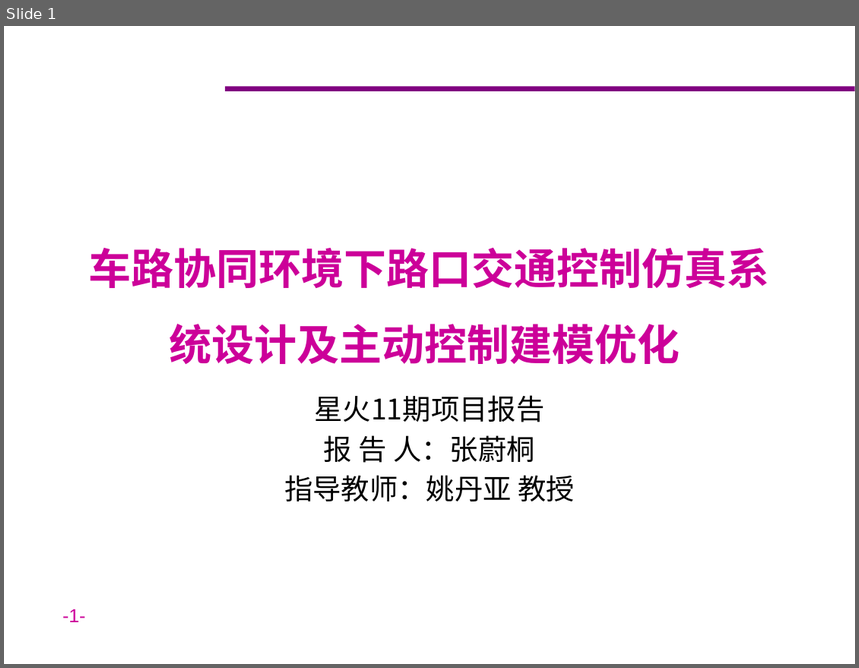
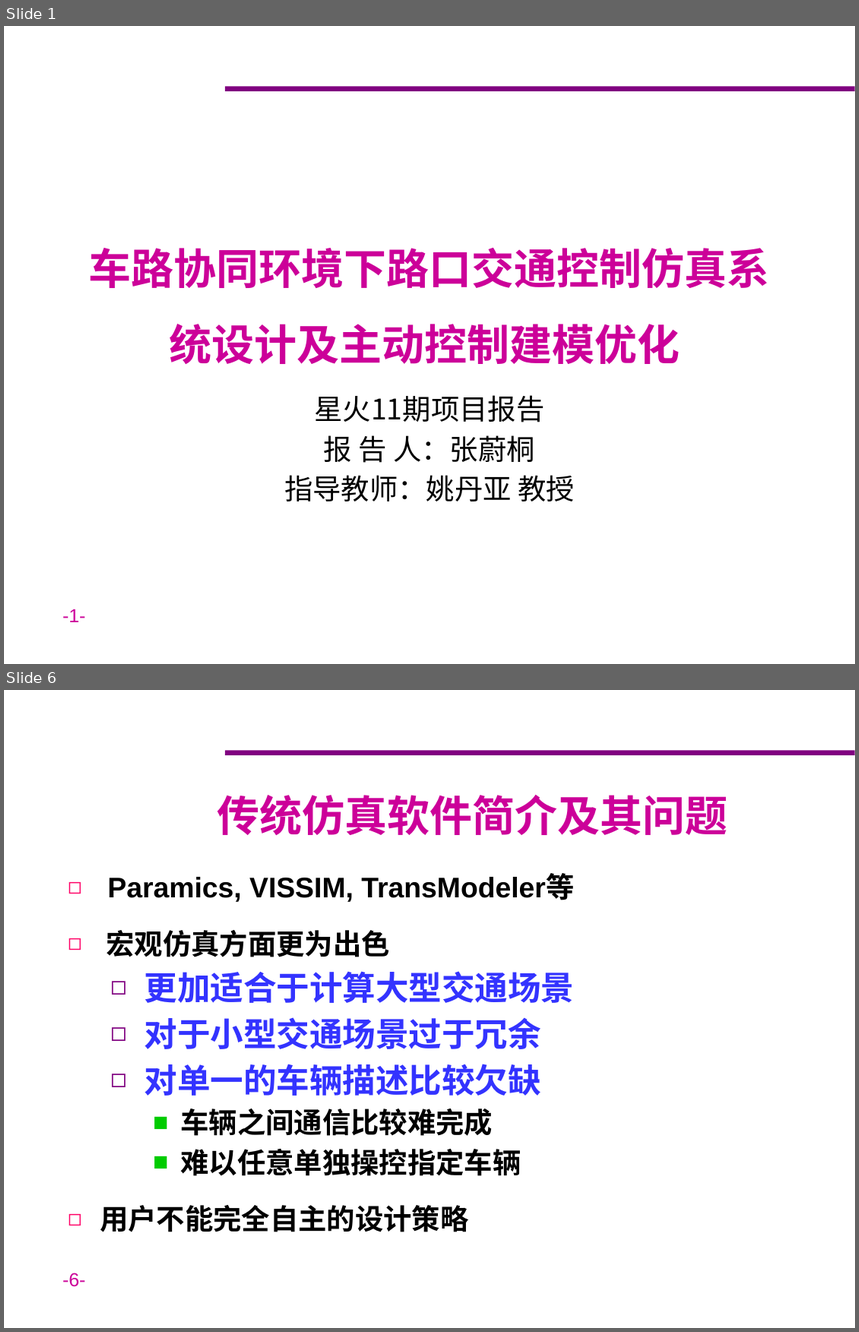
Before and after one commit to ZeroWeight/Traffic, a slide deck: pre/星火/finalreport.pptx. Shown one above the other, each under a label of ours: slide 1 before the commit, slides 1 and 6 after it; the slides between them are not shown. The pictures are 859x668 and 859x1332 pixels, drawn with LibreOffice and Linux fonts; fonts in the diff are those of the drawing; background and template pictures are left out. Boxes give left, top, right and bottom in pixels: in the first picture for what was removed or moved away, otherwise in the second. Text is boxed around its words. In the diff, an @@ line names an element or a change of style, - is before the commit and + after.

```diff
--- a/pre/星火/finalreport.pptx
+++ b/pre/星火/finalreport.pptx
@@ slide 6 added at [4, 690, 855, 1328], background #FFFFFF; not listed: 2 template elements that a slide beside it also shows @@
@@ title added at [217, 795, 728, 835], 36 pt, text #CC0099, bold @@
+传统仿真软件简介及其问题
@@ text added at [100, 875, 575, 1233], 24 pt, text #000000, bold @@
+◻ Paramics, VISSIM, TransModeler等
+◻ 宏观仿真方面更为出色
+  ◻ 更加适合于计算大型交通场景
+  ◻ 对于小型交通场景过于冗余
+  ◻ 对单一的车辆描述比较欠缺
+    ■ 车辆之间通信比较难完成
+    ■ 难以任意单独操控指定车辆
+◻ 用户不能完全自主的设计策略
```
Also in this commit, not shown: 19 other slides added, 1 other file.
